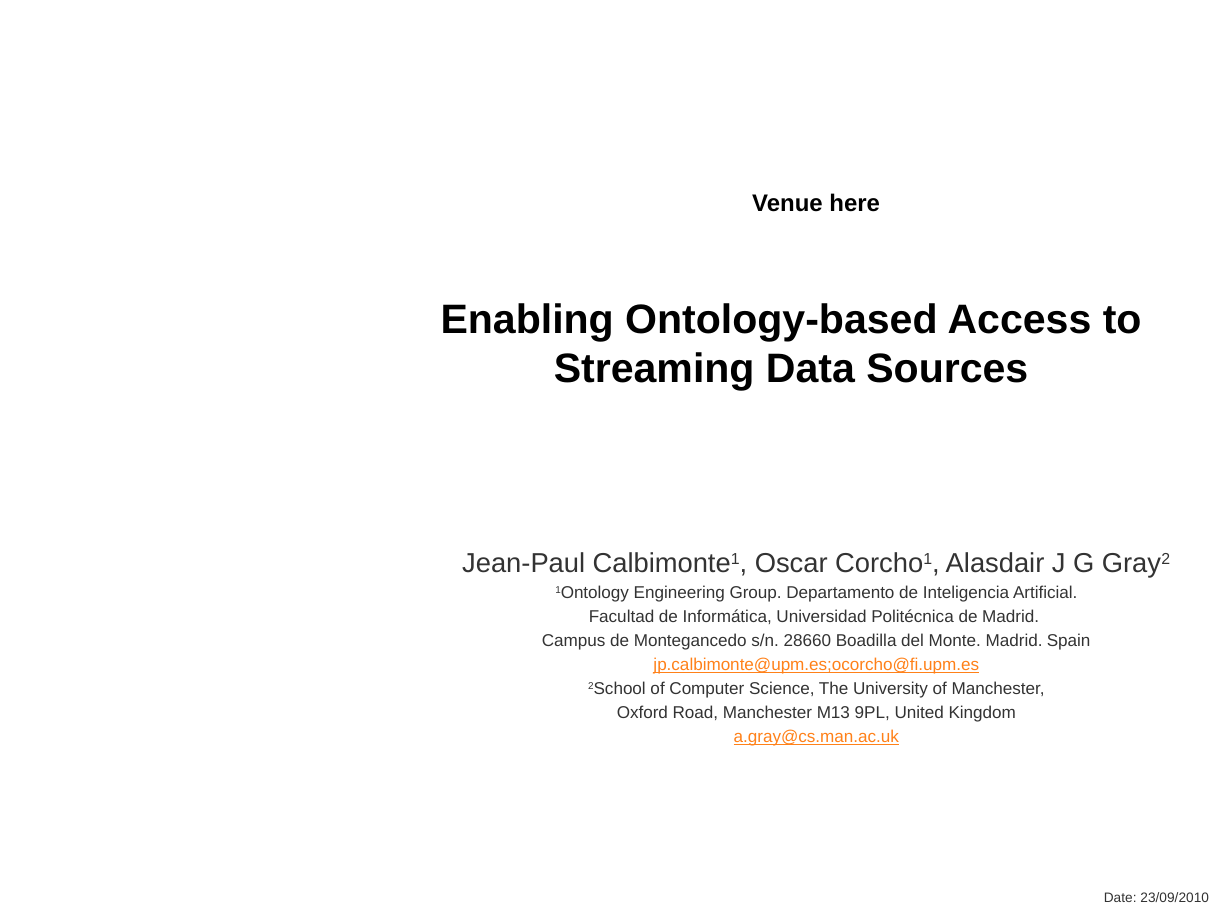
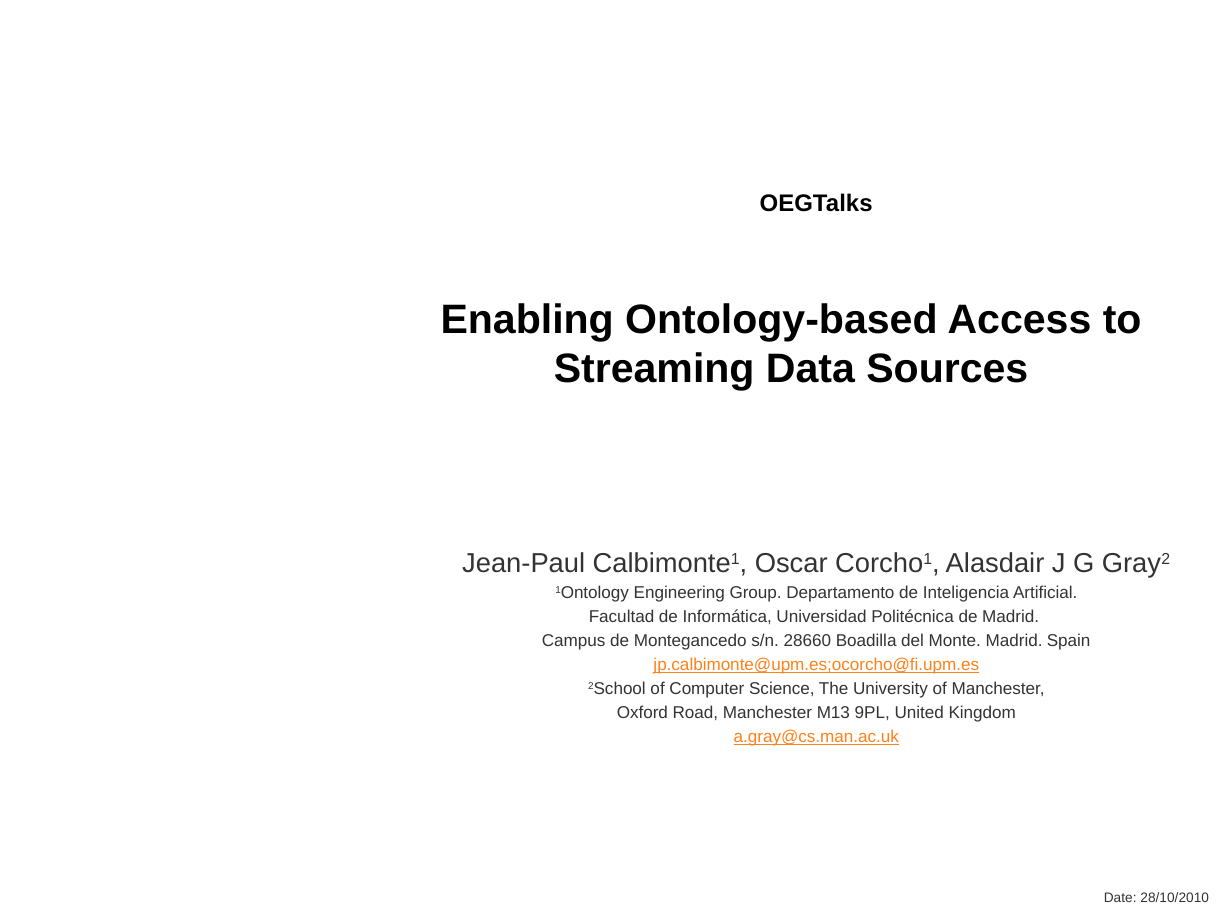
Before and after one commit to jpcik/morph-streams, a slide deck: slide 1 of doc/dis/EnablingStreamingDA/Enabling ontology-based Streaming Data Access.pptx. Drawn at 1232x924 pixels with LibreOffice and Linux fonts; fonts in the diff are those of the drawing; background and template pictures are left out. Boxes give left, top, right and bottom in pixels: in the first picture for what was removed or moved away, otherwise in the second. Text is boxed around its words. In the diff, an @@ line names an element or a change of style, - is before the commit and + after.

```diff
--- a/doc/dis/EnablingStreamingDA/Enabling ontology-based Streaming Data Access.pptx
+++ b/doc/dis/EnablingStreamingDA/Enabling ontology-based Streaming Data Access.pptx
@@ text at bbox=[760, 193, 873, 212]: text changed @@
-Venue here
+OEGTalks
@@ text at bbox=[1104, 892, 1209, 902]: text changed @@
-Date: 23/09/2010
+Date: 28/10/2010
```
Also in this commit, not shown: 12 other slides changed, 18 slides added.
